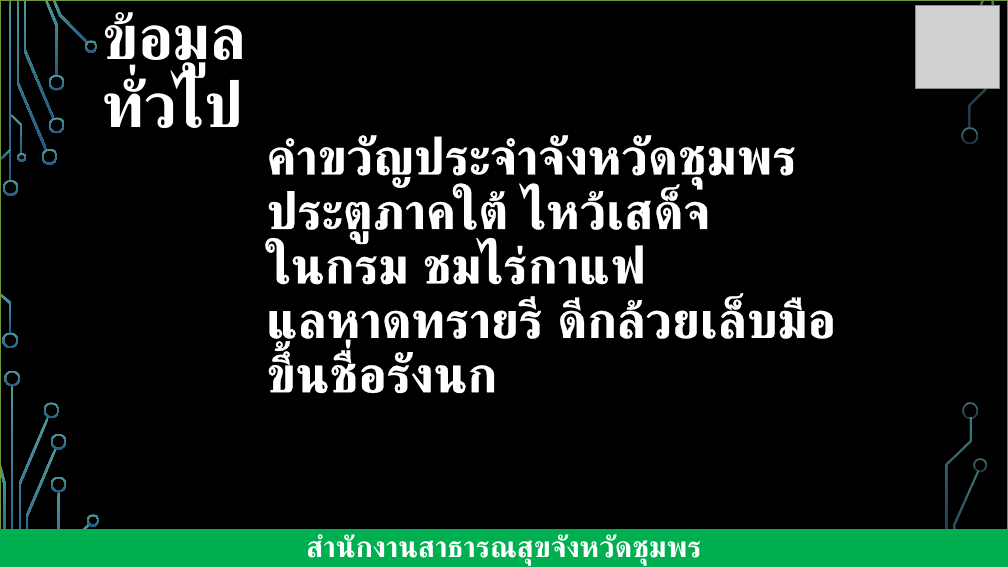
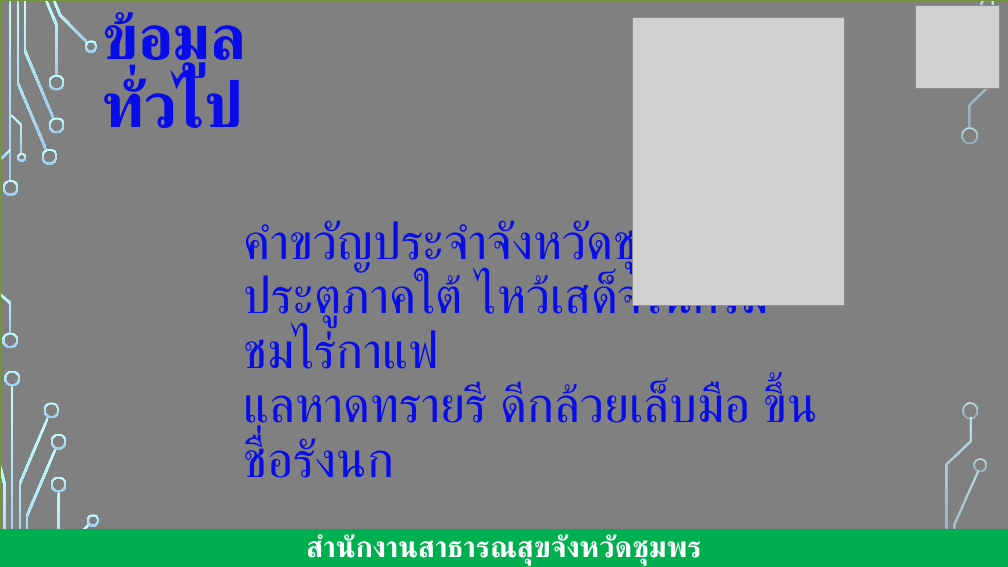
Before and after one commit to joblackpoc/Jobs_SSJ, a slide deck: slide 2 of นิเทศก์/นิเทศก์ชุมพร.pptx. Drawn at 1008x567 pixels with LibreOffice and Linux fonts; fonts in the diff are those of the drawing; grey boxes stand for pictures; background and template pictures are left out. Boxes give left, top, right and bottom in pixels: in the first picture for what was removed or moved away, otherwise in the second. Text is boxed around its words. In the diff, an @@ line names an element or a change of style, - is before the commit and + after.

```diff
--- a/นิเทศก์/นิเทศก์ชุมพร.pptx
+++ b/นิเทศก์/นิเทศก์ชุมพร.pptx
@@ rectangle at (0,0,1008,567): fill #000000 at 40% opacity to #FFFFFF at 50% opacity @@
@@ title "ข้อมูลทั่วไป" at (102,12,247,128): text colour #FFFFFF to #070CE9, letter outline none to #070CE9 0.75 pt @@
@@ picture added at (633,17,845,305) @@
@@ text "คำขวัญประจำจังหวัดชุมพร": place and size @@
-text "คำขวัญประจำจังหวัดชุมพร" at (266,135,836,394)
+text "คำขวัญประจำจังหวัดชุมพร" at (244,220,817,478)
@@ text "คำขวัญประจำจังหวัดชุมพร" at (244,220,817,478): text colour #FFFFFF to #070CE9, letter outline #FFFFFF 0.8 pt to #070CE9 0.8 pt, bold off @@
```
Also in this commit, not shown: 2 other slides changed, 11 slides added, 13 other files.
